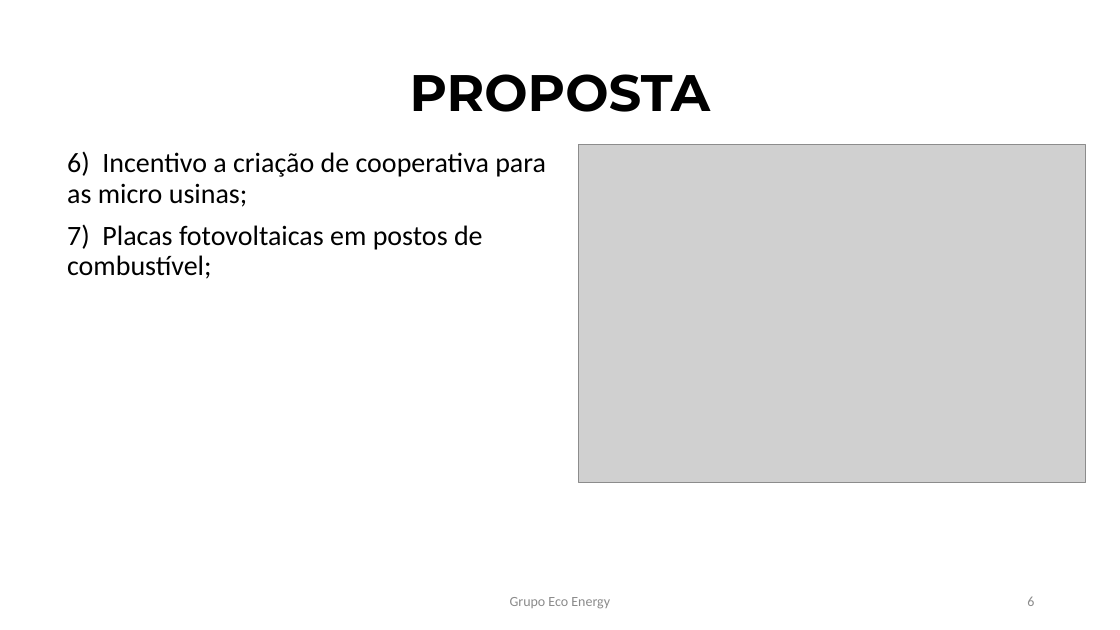
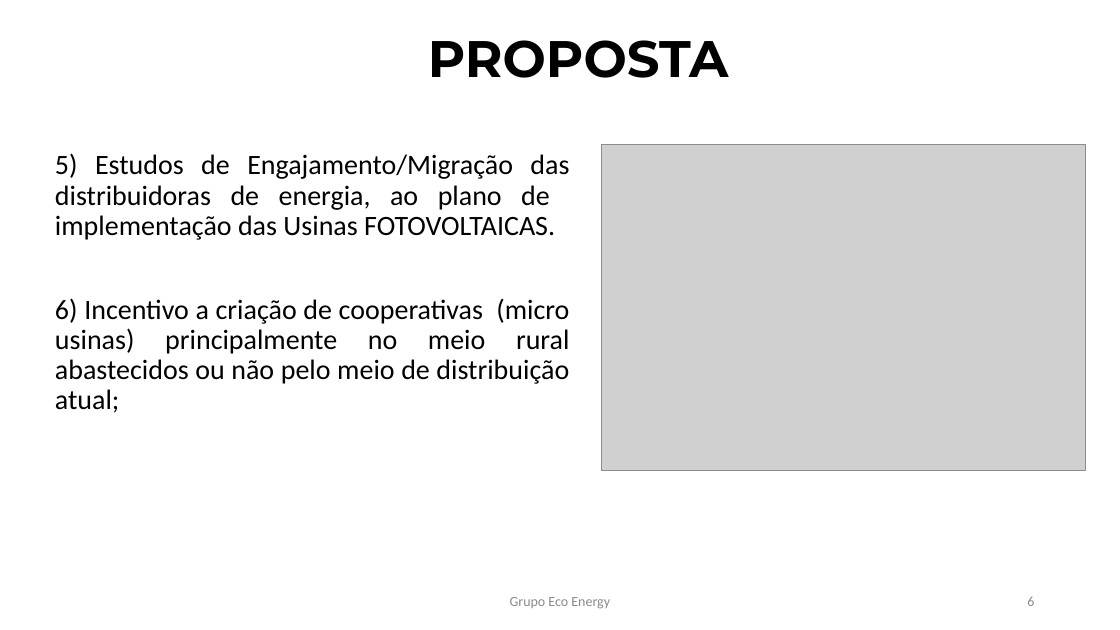
Before and after one commit to niltonjaber/ECO-Energy-21-, a slide deck: slide 6 of Projeto Eco-Energy 21 (4).pptx. Drawn at 1120x630 pixels with LibreOffice and Linux fonts; fonts in the diff are those of the drawing; grey boxes stand for pictures. Boxes give left, top, right and bottom in pixels: in the first picture for what was removed or moved away, otherwise in the second. Text is boxed around its words. In the diff, an @@ line names an element or a change of style, - is before the commit and + after.

```diff
--- a/Projeto Eco-Energy 21 (4).pptx
+++ b/Projeto Eco-Energy 21 (4).pptx
@@ title "PROPOSTA" moved from (x1=410, y1=74, x2=711, y2=112) to (x1=428, y1=40, x2=729, y2=78) @@
@@ picture resized from (x1=578, y1=145, x2=1086, y2=482) to (x1=602, y1=145, x2=1086, y2=471) @@
@@ text at (x1=55, y1=153, x2=569, y2=413): text changed @@
-6) Incentivo a criação de cooperativa para as micro usinas;
-7) Placas fotovoltaicas em postos de combustível;
+5) Estudos de Engajamento/Migração das distribuidoras de energia, ao plano de implementação das Usinas FOTOVOLTAICAS.
+6) Incentivo a criação de cooperativas (micro usinas) principalmente no meio rural abastecidos ou não pelo meio de distribuição atual;
```
Also in this commit, not shown: 2 other slides changed, 2 slides added.
